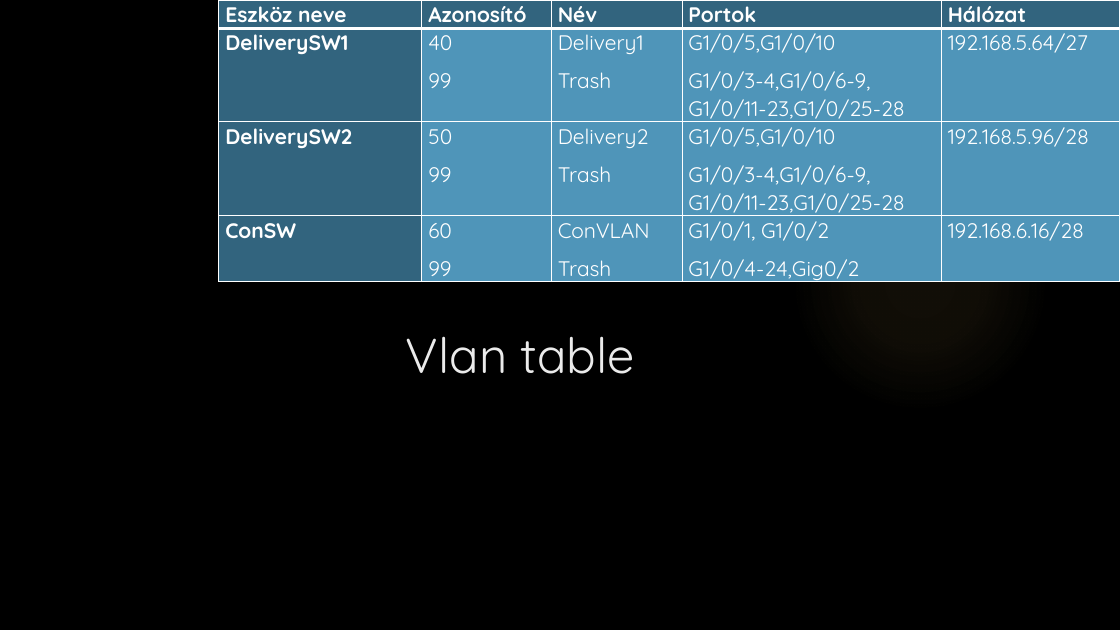
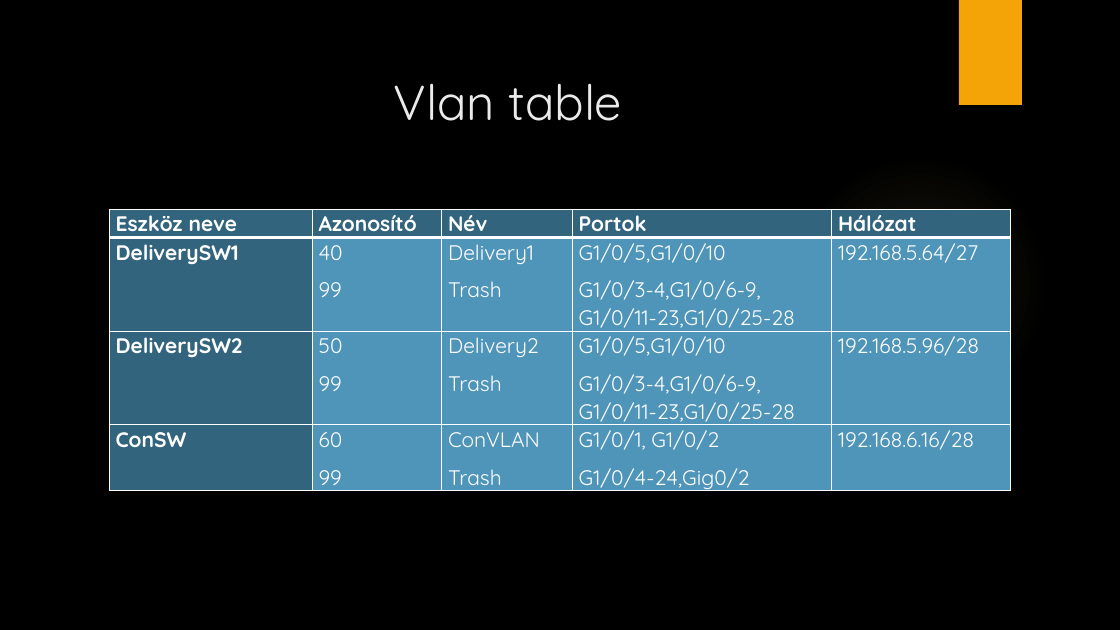
Before and after one commit to LajkaK2006/BorsodNet, a slide deck: slide 9 of BorsodNet.pptx. Drawn at 1120x630 pixels with LibreOffice and Linux fonts; fonts in the diff are those of the drawing; background and template pictures are left out. Boxes give left, top, right and bottom in pixels: in the first picture for what was removed or moved away, otherwise in the second. Text is boxed around its words. In the diff, an @@ line names an element or a change of style, - is before the commit and + after.

```diff
--- a/BorsodNet.pptx
+++ b/BorsodNet.pptx
@@ title "Vlan table": place and size @@
-title "Vlan table" at box(406, 336, 635, 374)
+title "Vlan table" at box(393, 83, 623, 121)
@@ table: place and size @@
-table at box(219, 0, 1120, 284)
+table at box(109, 209, 1011, 493)
```
Also in this commit, not shown: 5 other slides changed, 1 slide added, 1 slide removed.
